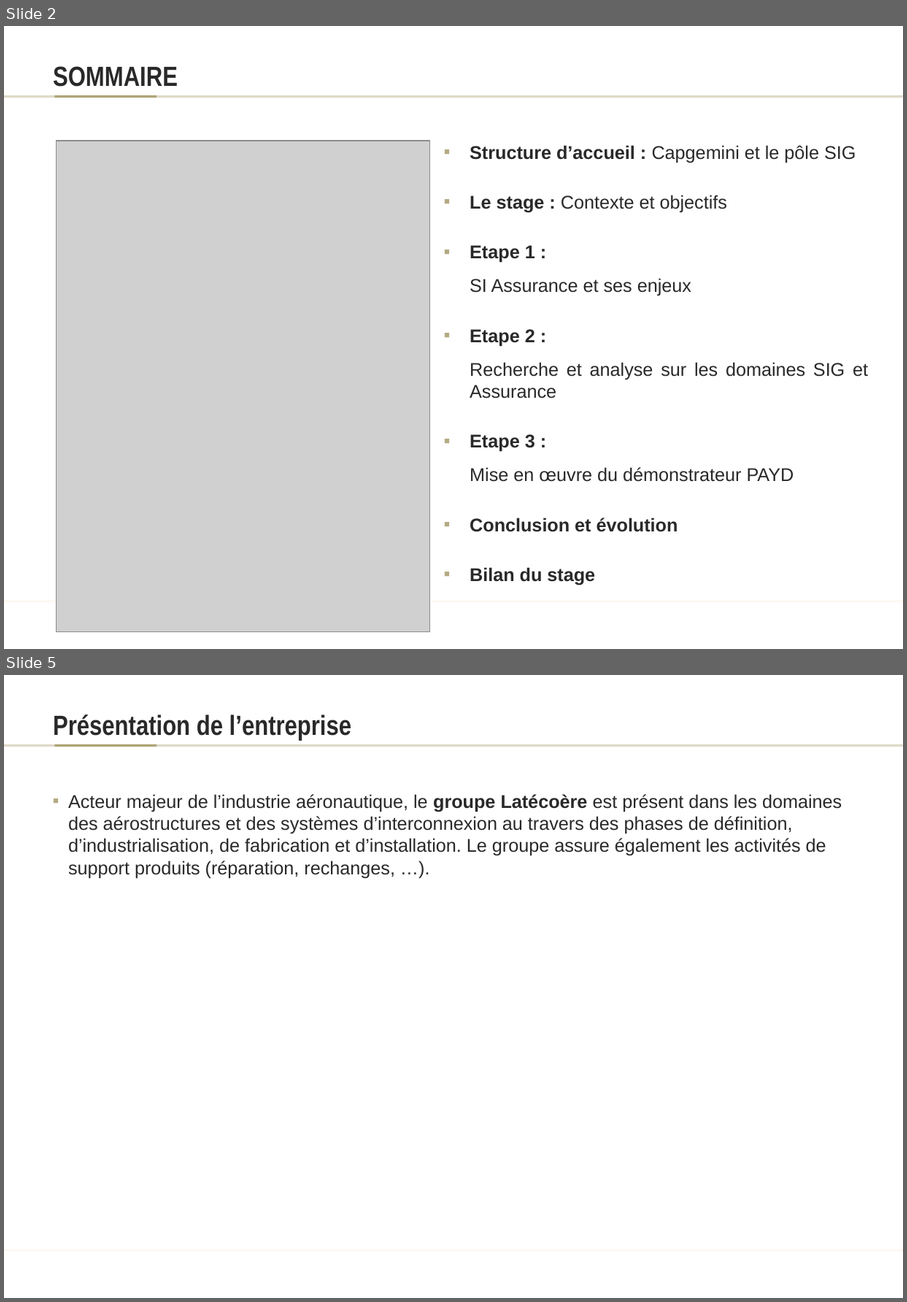
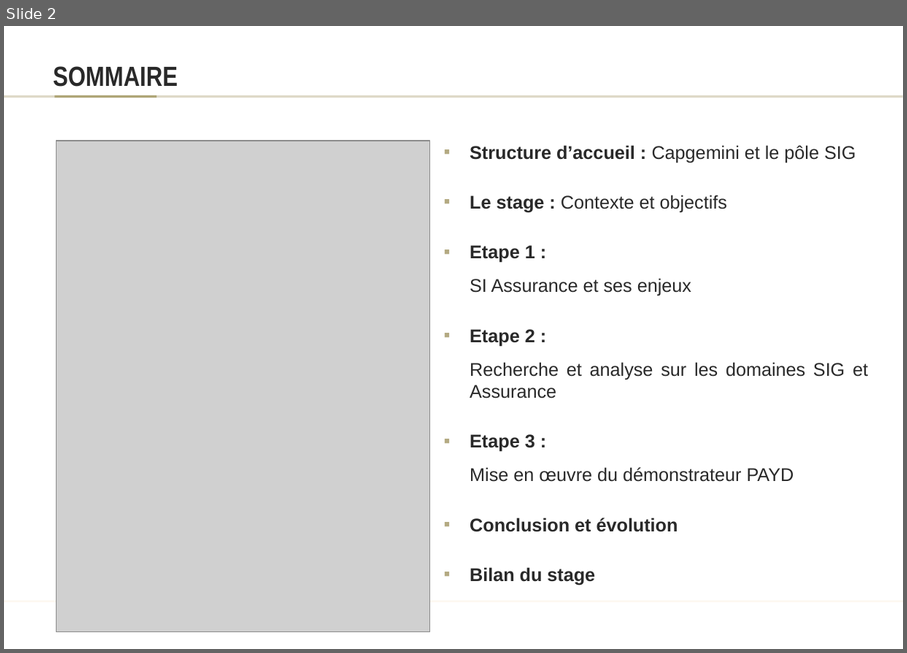
Before and after one commit to MontasserBH/Scons_Doc, a slide deck: 2007Cottencin.ppt. Shown one above the other, each under a label of ours: slides 2 and 5 before the commit, slide 2 after it; the slides between them are not shown. The pictures are 907x1302 and 907x653 pixels, drawn with LibreOffice and Linux fonts; fonts in the diff are those of the drawing; grey boxes stand for pictures. Boxes give left, top, right and bottom in pixels: in the first picture for what was removed or moved away, otherwise in the second. Text is boxed around its words. In the diff, an @@ line names an element or a change of style, - is before the commit and + after.

Commit message:
presentation d'entreprise

```diff
--- a/2007Cottencin.ppt
+++ b/2007Cottencin.ppt
@@ slide 5 removed at [4, 675, 903, 1298], background #FFFFFF; not listed: 3 template elements that a slide beside it also shows @@
@@ title removed at [53, 714, 351, 741] @@
-Présentation de l’entreprise
@@ text removed at [68, 794, 842, 878] @@
-▪ Acteur majeur de l’industrie aéronautique, le groupe Latécoère est présent dans les domaines des aérostructures et des systèmes d’interconnexion au travers des phases de définition, d’industrialisation, de fabrication et d’installation. Le groupe assure également les activités de support produits (réparation, rechanges, …).
```
Also in this commit, not shown: 2 slides changed, 2 slides added, 1 other slide removed, 4 other files.
